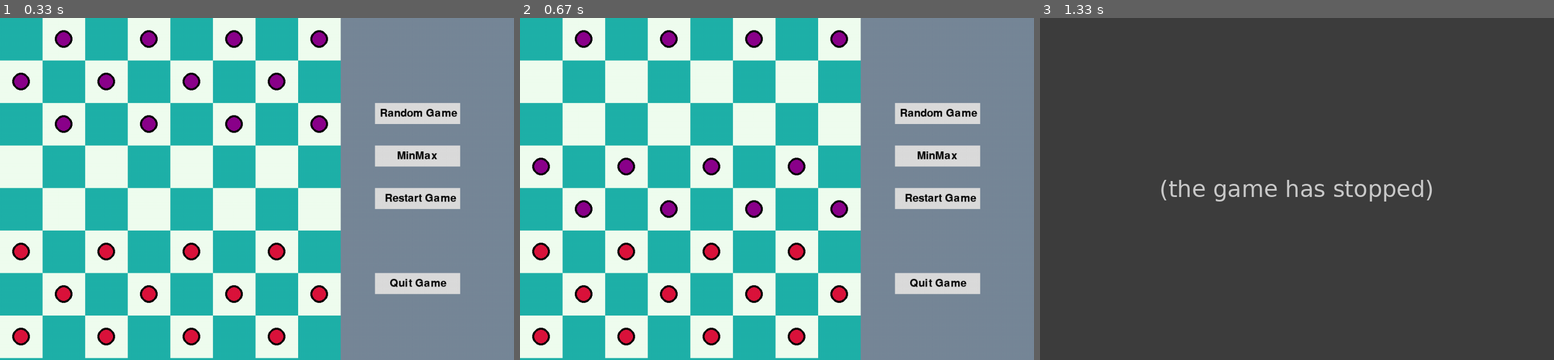
Above: before the commit, frames 1-3 (left to right).
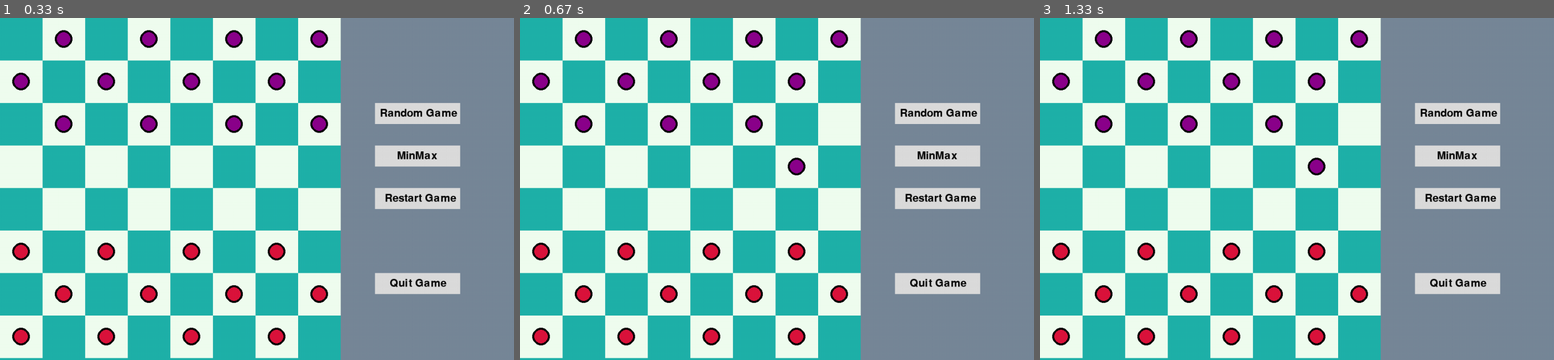
Above: after the commit, the same moments.

Repository: ps428/AI-Projects
Game: pygame game, started from Assignment_2/Checkers_Game/main.py
The game is run twice, just before and just after one commit, with the same random seed, the same clock (stepped at 60 frames per second) and the same inputs.
Inputs (mouse positions are in pixels of both pictures, inside the frame that each line leads up to):
- Up to frame 1 (0.33 s): no input
- Up to frame 2 (0.67 s): click "Restart Game" at 0.38 s
- Up to frame 3 (1.33 s): click (1343, 274) at 0.72 s; click (1281, 130) at 1.05 s

Frame 1 is identical in both runs. In frame 2, 2.0% of the frame differs, in the area x 2-64%, y 16-59%; in frame 3, 100%, in the area x 0-100%, y 0-100%.
Error before the commit: AttributeError: 'NoneType' object has no attribute 'champion' (game.py line 135); the game stopped at 0.8 s (later frames are placeholders)

Commit message:
min max applied

Diff:
--- a/Assignment_2/Checkers_Game/game.py
+++ b/Assignment_2/Checkers_Game/game.py
@@ -61,7 +61,7 @@
 
     def select_or_move(self, row, col):
         if self.active_piece:
-            result = self._move(row, col)
+            result = self.move(row, col)
             if not result:
                 self.active_piece = None
                 self.select_or_move(row, col)
@@ -74,14 +74,16 @@
 
         return False
 
-    def _move(self, row, col):
+    def move(self, row, col):
         piece = self.board.get_piece(row, col)
-        if self.active_piece and piece == 0 and (row, col) in self.valid_positions:
-            self.board.make_move(self.active_piece, row, col)
-            skipped = self.valid_positions[(row, col)]
-            if skipped:
-                self.board.kill(skipped)
-            self.change_chance()
+        if self.active_piece:
+            if piece == 0:
+                if (row, col) in self.valid_positions:
+                    self.board.make_move(self.active_piece, row, col)
+                    skipped = self.valid_positions[(row, col)]
+                    if skipped:
+                        self.board.kill(skipped)
+                    self.change_chance()
         else:
             return False
 
@@ -91,7 +93,7 @@
         if self.chance == values.RED:
             self.chance = values.BLUE
         else:
-            self.chance = values.BLUE
+            self.chance = values.RED
         # resetting the valid positions to empty dictionary
         self.valid_positions = {}
 
@@ -121,7 +123,6 @@
     def ai_move(self, board):
         self.board = board
         print("called")
-        self.change_chance()
 
     def get_board(self):
         return self.board
@@ -129,7 +130,11 @@
     def draw_valid_moves(self, moves):
         for move in moves:
             row, col = move
-            pygame.draw.circle(self.window, values.BLUE, (col * values.BLOCK_SIZE +  values.BLOCK_SIZE//2, row *  values.BLOCK_SIZE +  values.BLOCK_SIZE//2), 15)
+            x = move[1] * values.BLOCK_SIZE + values.BLOCK_SIZE//2
+            y = move[0] * values.BLOCK_SIZE + values.BLOCK_SIZE//2
+            # print("circle")
+            pygame.draw.circle(self.window, values.CHANCE, (x,y), values.BLOCK_SIZE//8)
+            pygame.draw.circle(self.window, values.CHANCE, (x,y), values.BLOCK_SIZE//2,2)
 
     def champion(self):
         return self.board.champion()
--- a/Assignment_2/Checkers_Game/main.py
+++ b/Assignment_2/Checkers_Game/main.py
@@ -3,6 +3,7 @@
 import values
 import game
 import board
+import time
 FPS = 60
 
 # Setting the dimensions of the window
@@ -27,12 +28,19 @@
     myGame.update()
     clock = pygame.time.Clock()
 
+
+    # Think over it to stop min max
+    user = True
     while playing:
         clock.tick(FPS)
+        print(myGame.chance)
 
+        # if myGame.chance == values.BLUE and not user:
         if myGame.chance == values.BLUE:
             value, new_board = min_max_game.minmax(myGame.get_board(), 1, values.BLUE, myGame)
             myGame.ai_move(new_board)
+            myGame.change_chance()
+            # user = True
 
         if myGame.champion() != None:
             print(game.champion())
@@ -74,11 +82,11 @@
 
                 else:
                     row, column = get_mouse_position(position)
-                    myGame.select_or_move(column, row)
+                    user = myGame.select_or_move(column, row)
+                    user = not user
+
         myGame.update()
 
-
-        pygame.display.update()
 
     pygame.quit()
 
